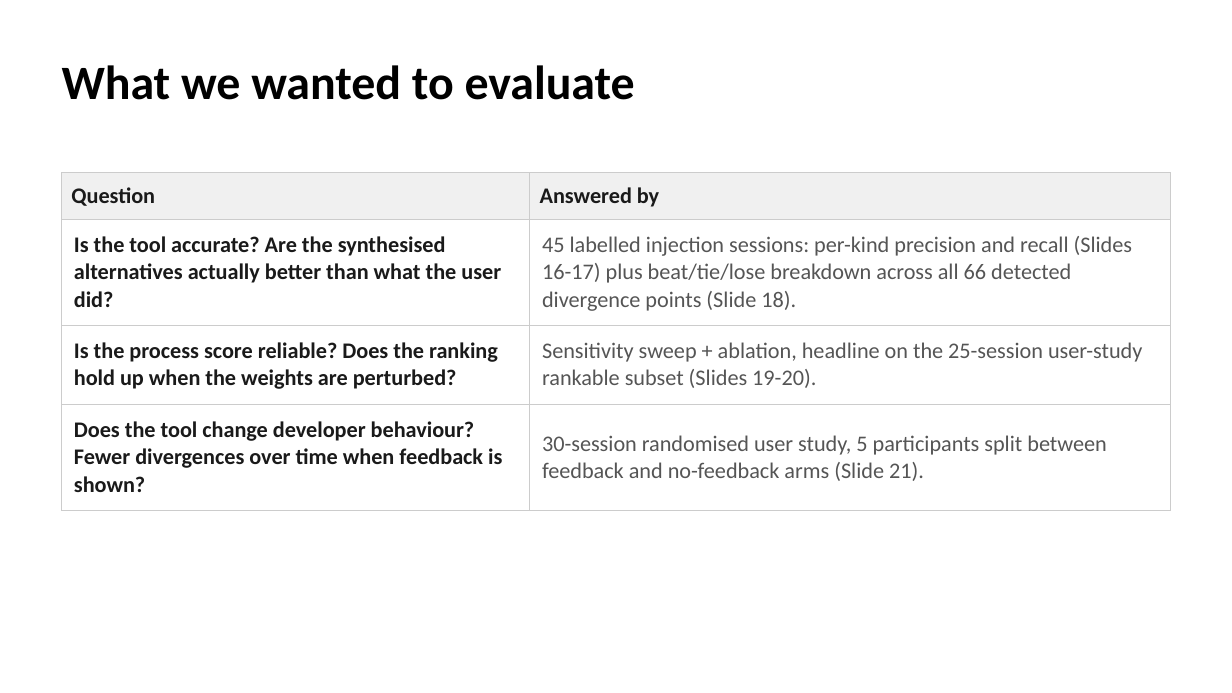
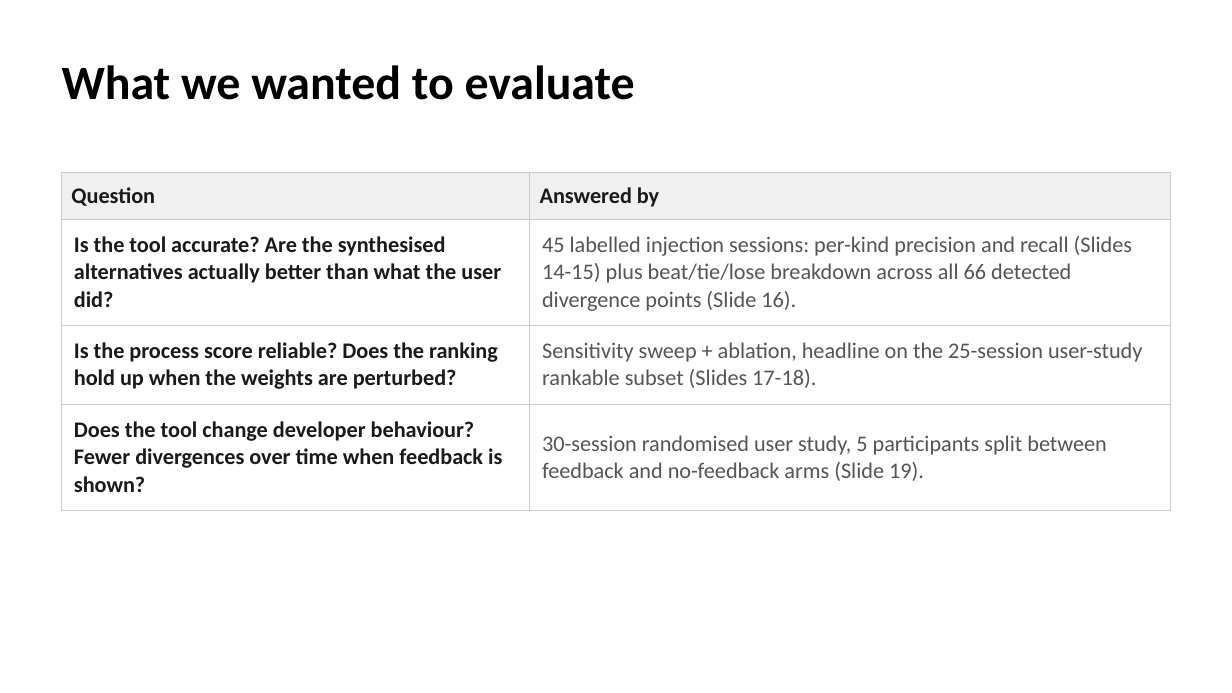
Before and after one commit to EthanHosier/fyp, a slide deck: slide 13 of presentation/slides.pptx (slide 15 before the commit). Drawn at 1232x693 pixels with LibreOffice and Linux fonts; fonts in the diff are those of the drawing. Boxes give left, top, right and bottom in pixels: in the first picture for what was removed or moved away, otherwise in the second. Text is boxed around its words. In the diff, an @@ line names an element or a change of style, - is before the commit and + after.

```diff
--- a/presentation/slides.pptx
+++ b/presentation/slides.pptx
@@ table at (x1=62, y1=172, x2=1170, y2=496) @@
-row 2, column 2: 45 labelled injection sessions: per-kind precision and recall (Slides 16-17) plus beat/tie/lose breakdown across all 66 detected divergence points (Slide 18).
+row 2, column 2: 45 labelled injection sessions: per-kind precision and recall (Slides 14-15) plus beat/tie/lose breakdown across all 66 detected divergence points (Slide 16).
-row 3, column 2: Sensitivity sweep + ablation, headline on the 25-session user-study rankable subset (Slides 19-20).
+row 3, column 2: Sensitivity sweep + ablation, headline on the 25-session user-study rankable subset (Slides 17-18).
-row 4, column 2: 30-session randomised user study, 5 participants split between feedback and no-feedback arms (Slide 21).
+row 4, column 2: 30-session randomised user study, 5 participants split between feedback and no-feedback arms (Slide 19).
```
Also in this commit, not shown: 5 other slides changed, 2 slides removed, 1 other file.
